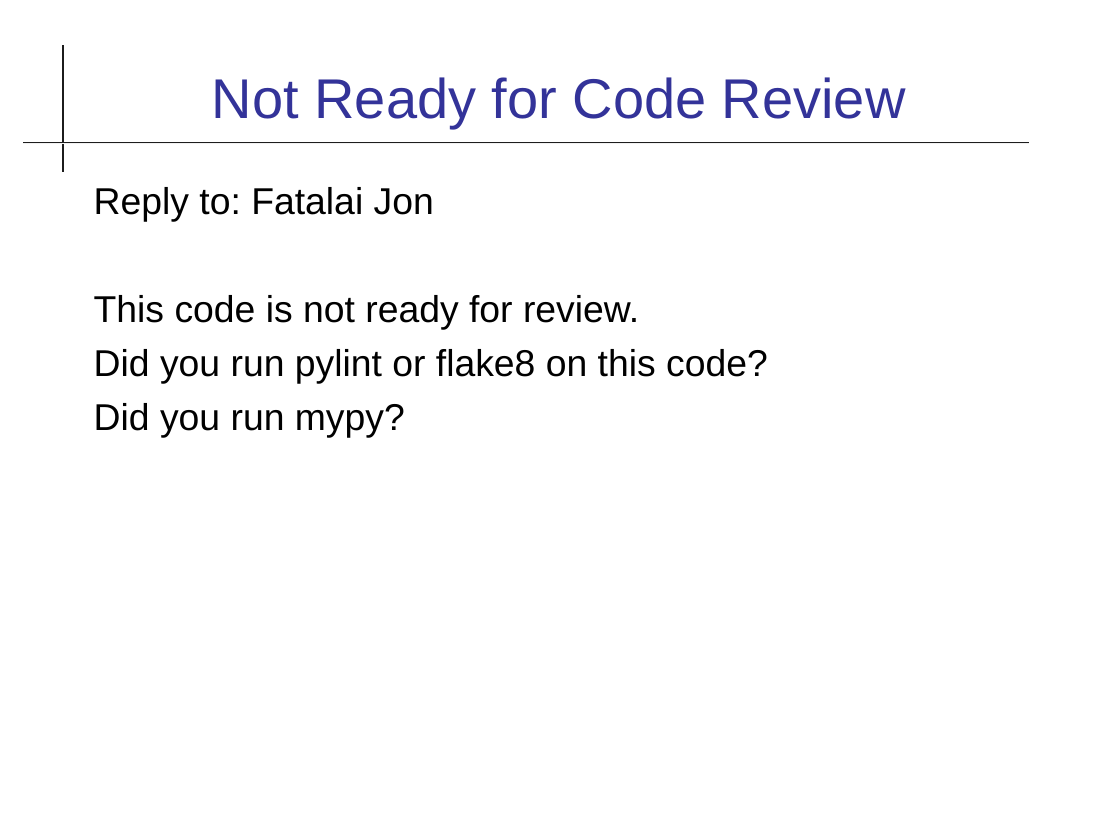
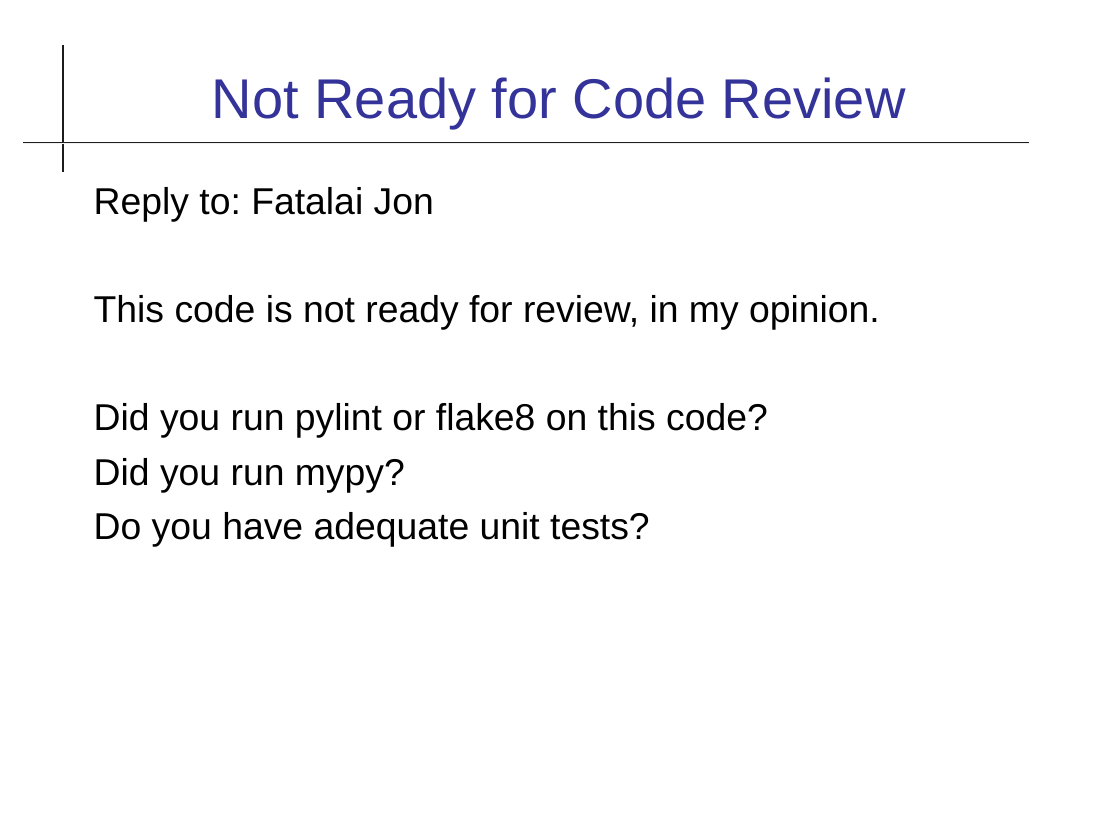
Before and after one commit to cpske/ISP, a slide deck: slide 6 of review/Code-Review-Practice.odp (slide 4 before the commit). Drawn at 1120x840 pixels with LibreOffice and Linux fonts; fonts in the diff are those of the drawing. Boxes give left, top, right and bottom in pixels: in the first picture for what was removed or moved away, otherwise in the second. Text is boxed around its words. In the diff, an @@ line names an element or a change of style, - is before the commit and + after.

```diff
--- a/review/Code-Review-Practice.odp
+++ b/review/Code-Review-Practice.odp
@@ text at [94,295,880,330]: text changed @@
-This code is not ready for review.
+This code is not ready for review, in my opinion.
@@ text at [94,512,650,546]: paragraph added @@
+Do you have adequate unit tests?
```
Also in this commit, not shown: 2 other slides changed, 3 slides added, 1 slide removed, 3 other files.
